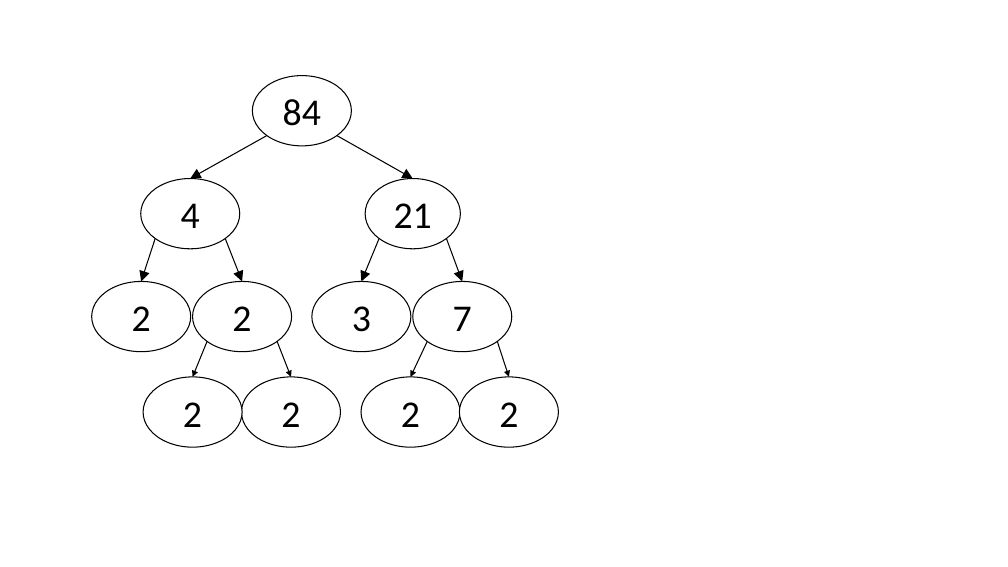
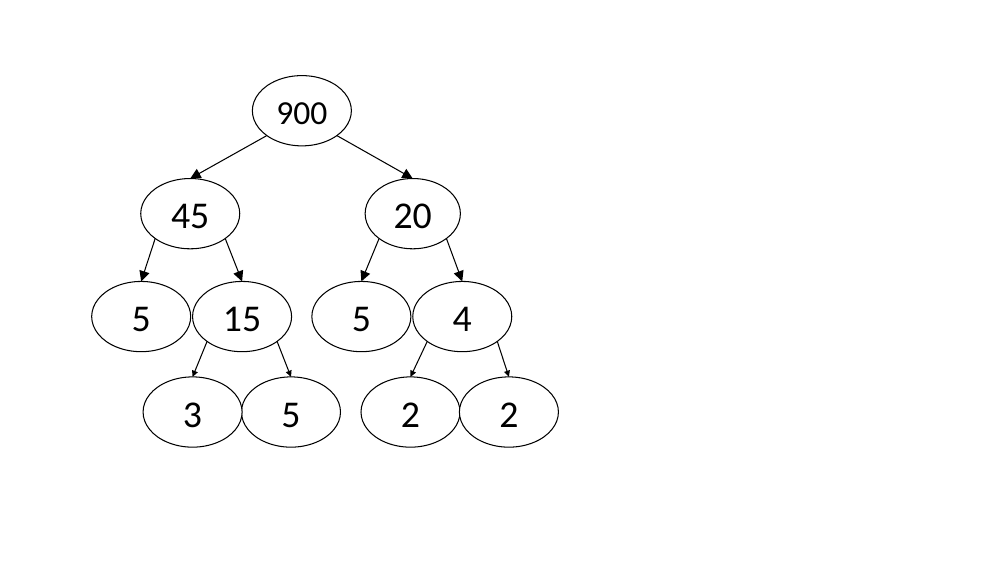
Before and after one commit to JanneVenhoEdu/JanneVenhoEdu.github.io, a slide deck: slide 5 of ma7/j2/p/04-alkuluvut/ma7j2_reppu_tekijapuu.pptx. Drawn at 1008x567 pixels with LibreOffice and Linux fonts; fonts in the diff are those of the drawing. Boxes give left, top, right and bottom in pixels: in the first picture for what was removed or moved away, otherwise in the second. Text is boxed around its words. In the diff, an @@ line names an element or a change of style, - is before the commit and + after.

```diff
--- a/ma7/j2/p/04-alkuluvut/ma7j2_reppu_tekijapuu.pptx
+++ b/ma7/j2/p/04-alkuluvut/ma7j2_reppu_tekijapuu.pptx
@@ text in ellipse at <box>276,102,327,125</box>: text changed; size 36 to 32 pt @@
-84
+900
@@ text in ellipse at <box>171,203,209,229</box>: text changed @@
-4
+45
@@ text in ellipse at <box>394,203,432,229</box>: text changed @@
-21
+20
@@ text in ellipse at <box>132,306,151,332</box>: text changed @@
-2
+5
@@ text in ellipse at <box>223,306,261,332</box>: text changed @@
-2
+15
@@ text in ellipse at <box>352,306,371,332</box>: text changed @@
-3
+5
@@ text in ellipse at <box>453,306,472,331</box>: text changed @@
-7
+4
@@ text in ellipse at <box>183,402,202,428</box>: text changed @@
-2
+3
@@ text in ellipse at <box>281,402,300,428</box>: text changed @@
-2
+5
```
Also in this commit, not shown: 5 other slides changed, 5 slides added, 2 slides removed.
